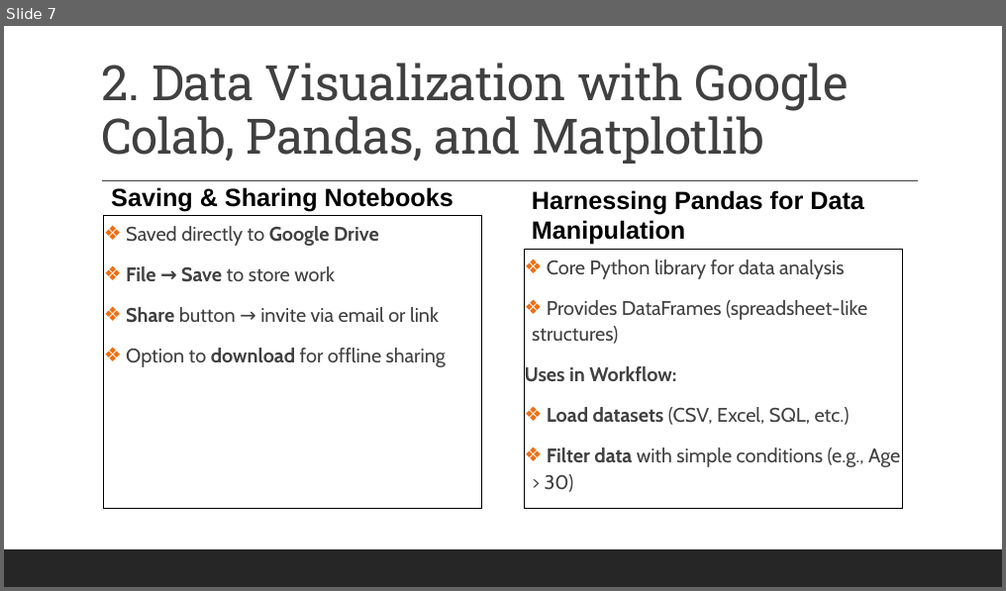
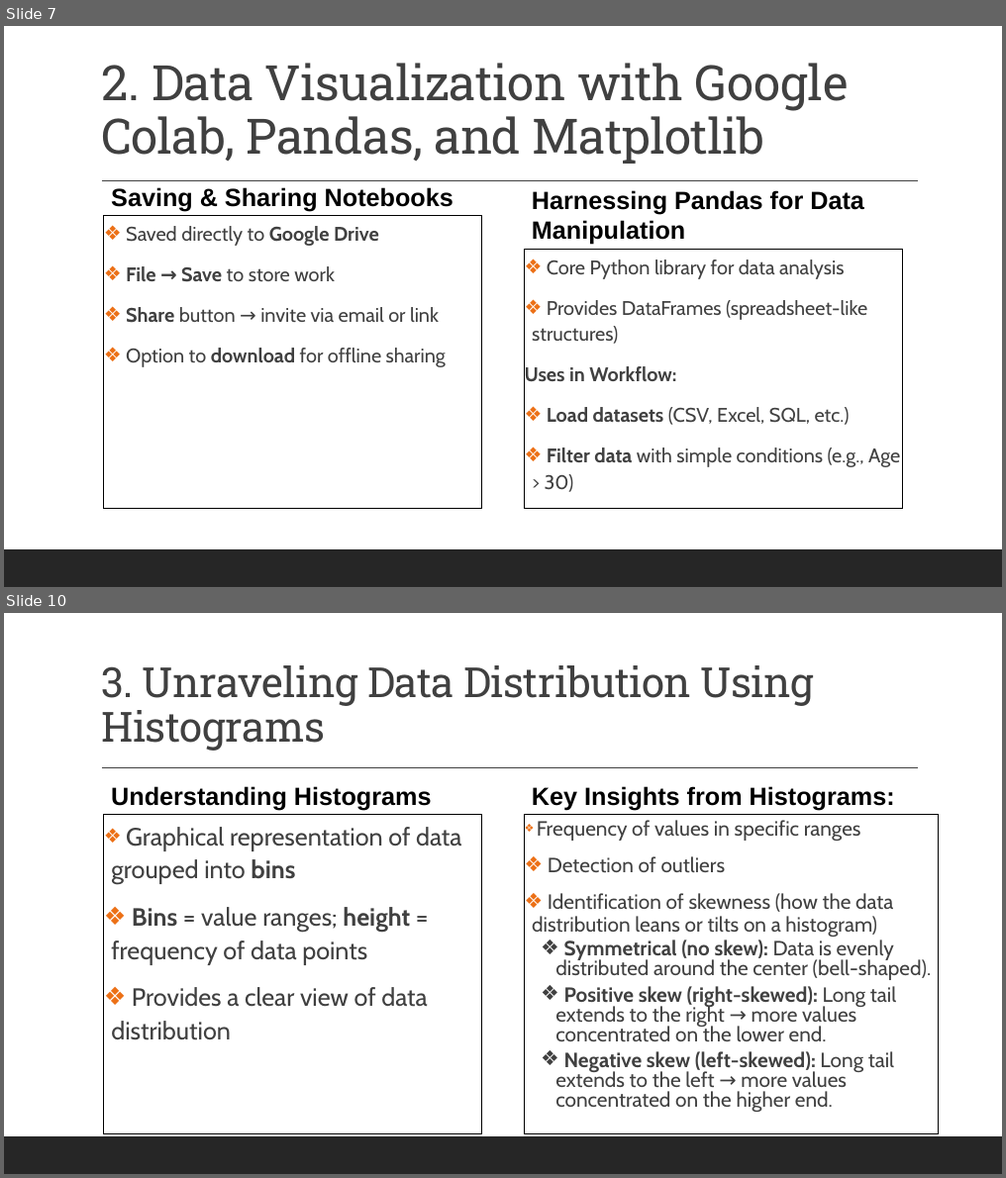
Before and after one commit to MikkoDT/MexEE402_AI, a slide deck: Lectures/II_Data_Visualization_with_Python.pptx. Shown one above the other, each under a label of ours: slide 7 before the commit, slides 7 and 10 after it; the slides between them are not shown. The pictures are 1006x591 and 1006x1178 pixels, drawn with LibreOffice and Linux fonts; fonts in the diff are those of the drawing. Boxes give left, top, right and bottom in pixels: in the first picture for what was removed or moved away, otherwise in the second. Text is boxed around its words. In the diff, an @@ line names an element or a change of style, - is before the commit and + after.

```diff
--- a/Lectures/II_Data_Visualization_with_Python.pptx
+++ b/Lectures/II_Data_Visualization_with_Python.pptx
@@ slide 10 added at <box>4,613,1002,1174</box>, background #FFFFFF; not listed: 2 template elements that a slide beside it also shows @@
@@ title added at <box>101,665,814,751</box>, 40 pt, text #404040 @@
+3. Unraveling Data Distribution Using Histograms
@@ text added at <box>111,786,432,810</box>, 24 pt, text #000000, bold @@
+Understanding Histograms
@@ text added at <box>532,786,895,810</box>, 24 pt, text #000000, bold @@
+Key Insights from Histograms:
@@ text added at <box>104,814,481,1134</box>, outline #000000 0.75 pt, 24 pt, text #404040 @@
+❖ Graphical representation of data grouped into bins
+❖ Bins = value ranges; height = frequency of data points
+❖ Provides a clear view of data distribution
@@ rectangle added at <box>525,814,938,1134</box>, outline #000000 0.75 pt, 19.8 pt, text #404040 @@
+❖ Frequency of values in specific ranges
+❖ Detection of outliers
+❖ Identification of skewness (how the data distribution leans or tilts on a histogram)
+  ❖ Symmetrical (no skew): Data is evenly distributed around the center (bell-shaped).
+  ❖ Positive skew (right-skewed): Long tail extends to the right → more values concentrated on the lower end.
+  ❖ Negative skew (left-skewed): Long tail extends to the left → more values concentrated on the higher end.
```
Also in this commit, not shown: 14 other slides added, 3 other files.
